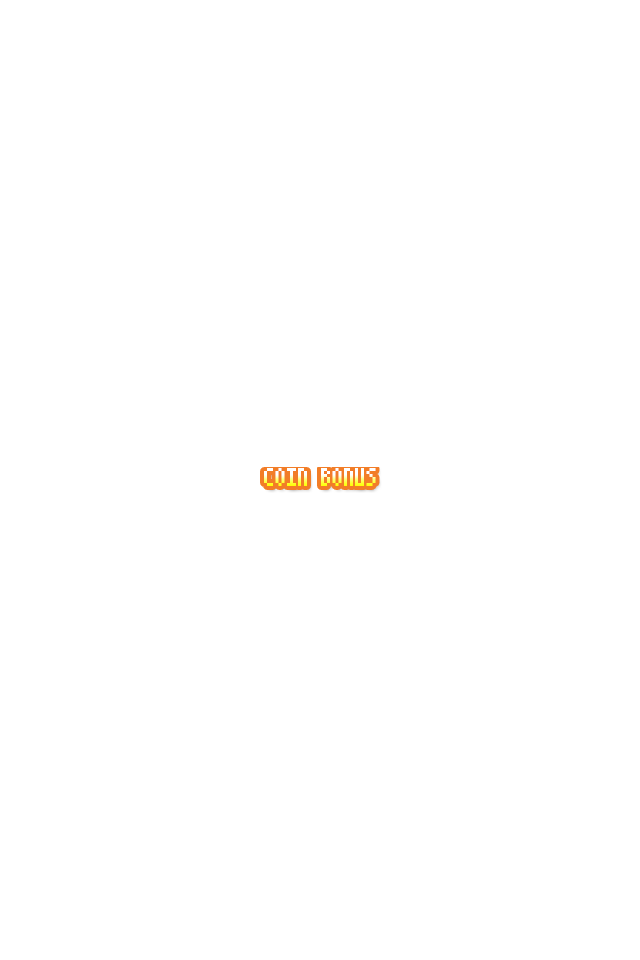
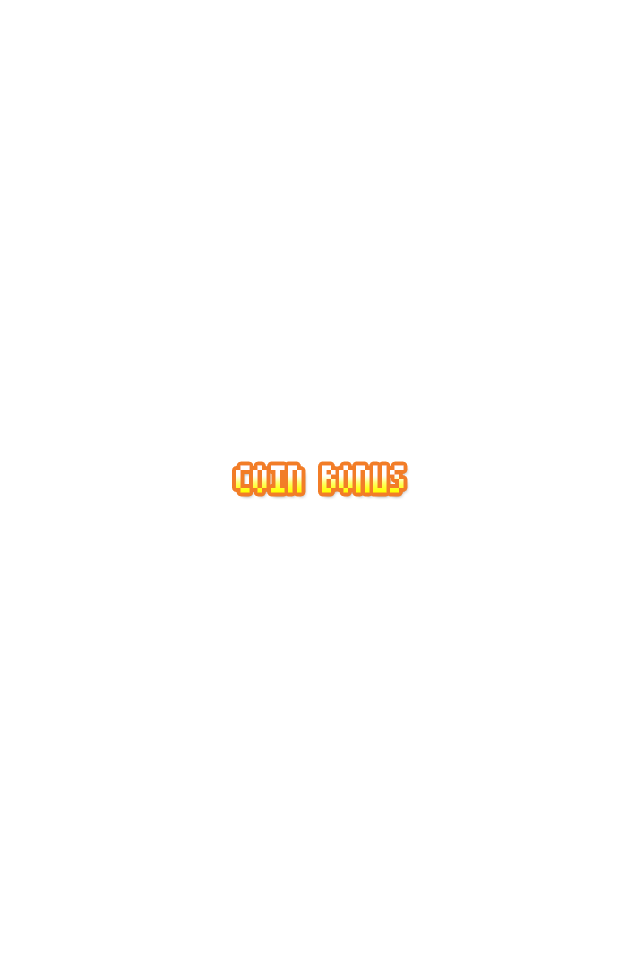
Revision of a layered 640x960 image; what changed, layer by layer:
painted on "レイヤー 1" over [232,461,410,500]
